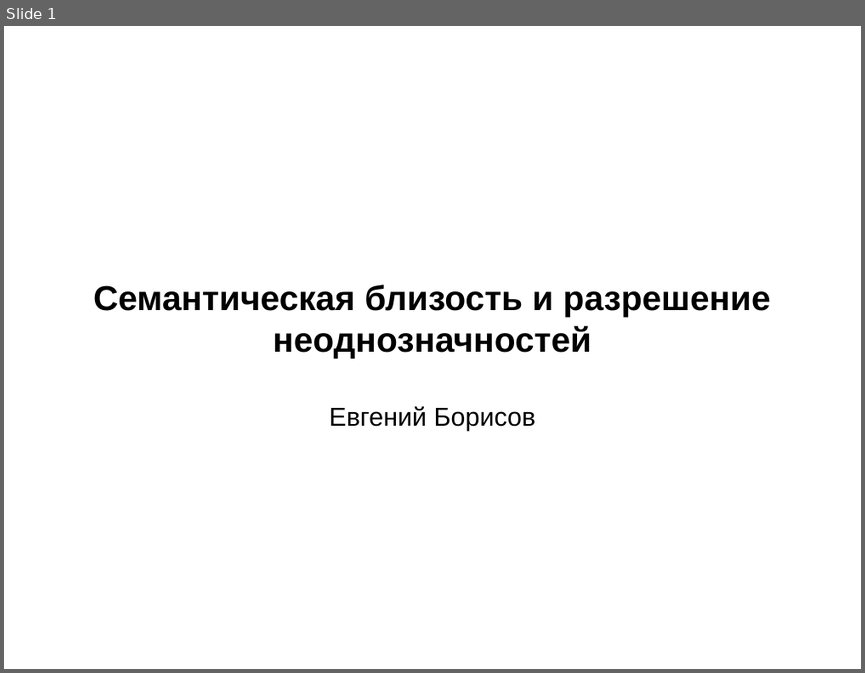
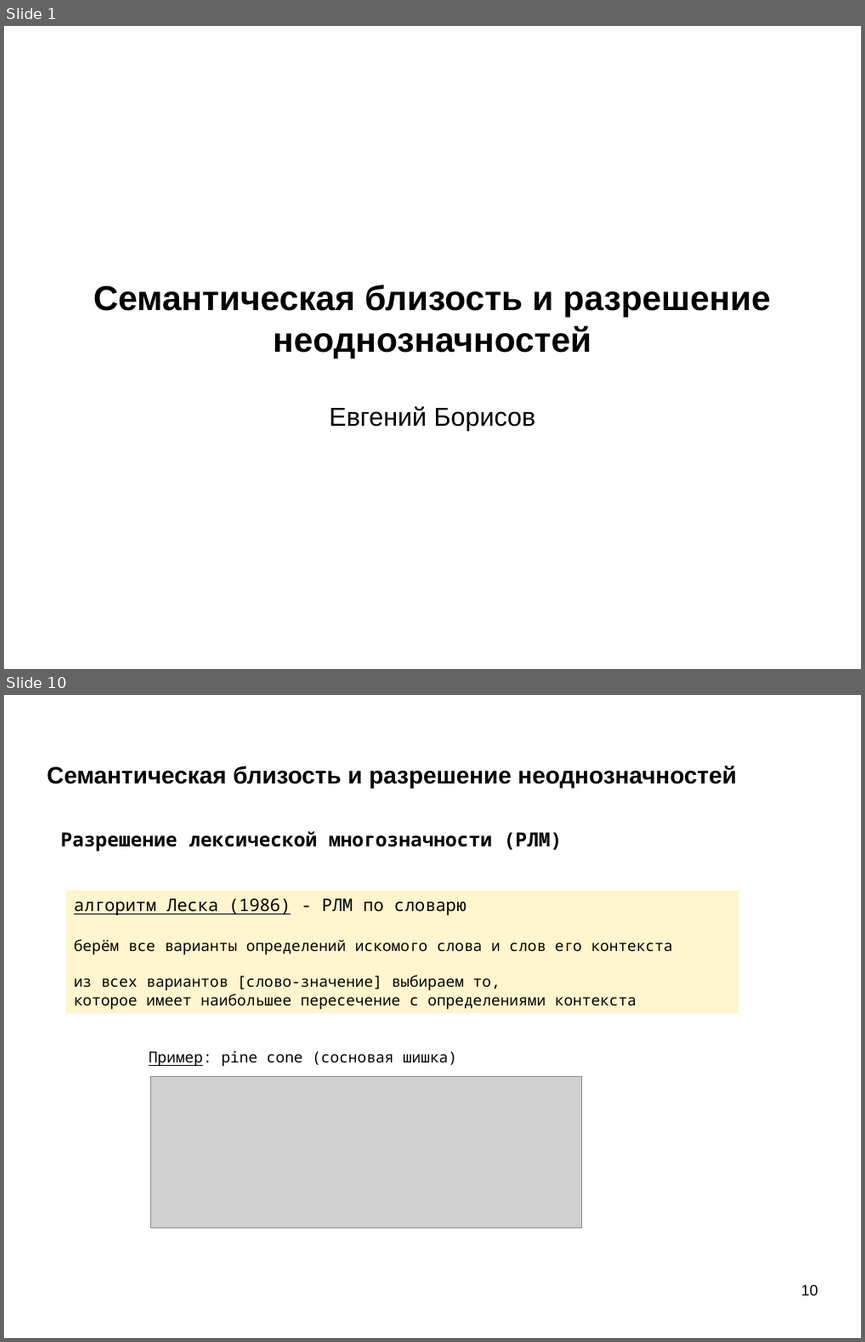
Before and after one commit to mechanoid5/ml_nlp_2022, a slide deck: 11-semantic.odp. Shown one above the other, each under a label of ours: slide 1 before the commit, slides 1 and 10 after it; the slides between them are not shown. The pictures are 865x673 and 865x1342 pixels, drawn with LibreOffice and Linux fonts; fonts in the diff are those of the drawing; grey boxes stand for pictures; background and template pictures are left out. Boxes give left, top, right and bottom in pixels: in the first picture for what was removed or moved away, otherwise in the second. Text is boxed around its words. In the diff, an @@ line names an element or a change of style, - is before the commit and + after.

```diff
--- a/11-semantic.odp
+++ b/11-semantic.odp
@@ slide 10 added at [4,695,861,1338], background picture (left out) @@
@@ title added at [46,766,736,788], 22 pt, text #000000, bold @@
+Семантическая близость и разрешение неоднозначностей
@@ text added at [61,831,562,851], 18 pt, text #000000, bold @@
+Разрешение лексической многозначности (РЛМ)
@@ rectangle added at [66,891,738,1014], fill #FFF5CE, 14 pt, text #000000 @@
+алгоритм Леска (1986) - РЛМ по словарю
+берём все варианты определений искомого слова и слов его контекста
+из всех вариантов [слово-значение] выбираем то,
+которое имеет наибольшее пересечение с определениями контекста
@@ text added at [148,1050,457,1066], 14 pt, text #000000 @@
+Пример: pine cone (сосновая шишка)
@@ picture added at [151,1076,582,1228] @@
@@ page number added at [801,1284,818,1295], 14 pt, text #000000 @@
+10
```
Also in this commit, not shown: 9 slides changed, 12 other slides added, 2 other files.
